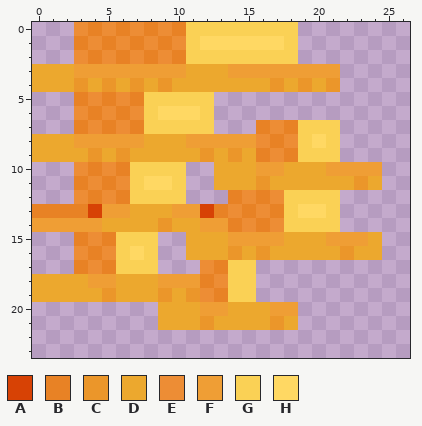
Pixel-art sprite -- bin/main/assets/gummycraft/gummy.png. The picture above is the old version.
The file is 32x32 pixels. Shown: x 0..26, y 0..23.
Palette (. is transparent): A #d74205  B #e88225  C #eb962a  D #eca82e  E #ed8d35  F #ef9e35  G #fad155  H #ffd863
New version:
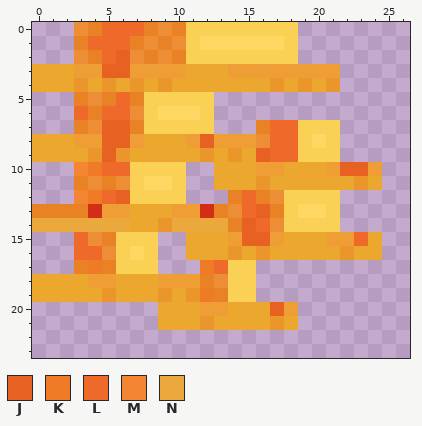
Colours new in this view: J #e76122  K #ef7b26  L #ef692a  M #f48532  N #eba83d
What changed:
colour A: #d74205 -> #d22e17
Changed rows in their new state; - is a pixel that keeps its letter.
first column x 0:
 0 -----LLL----------------
 1 ----LLL-----------------
 2 -----LJ-----------------
 3 -----JJ-----------------
 5 ------L-----------------
 6 ---L-LL-----------------
 7 -----JJ----------LL-----
 8 -----JJ-----J----LL-----
 9 -----J----------JLL-----
10 ---MKLL---------------JJ
12 ---MKLJ--------L--------
13 ---------------LJ-------
14 NNNNNNN---NNNN-JL-------
15 ---L-----------JJ------L
16 ---LL-------------------
17 ----K-------KL----------
19 ------------K-----------
20 -----------------J------
